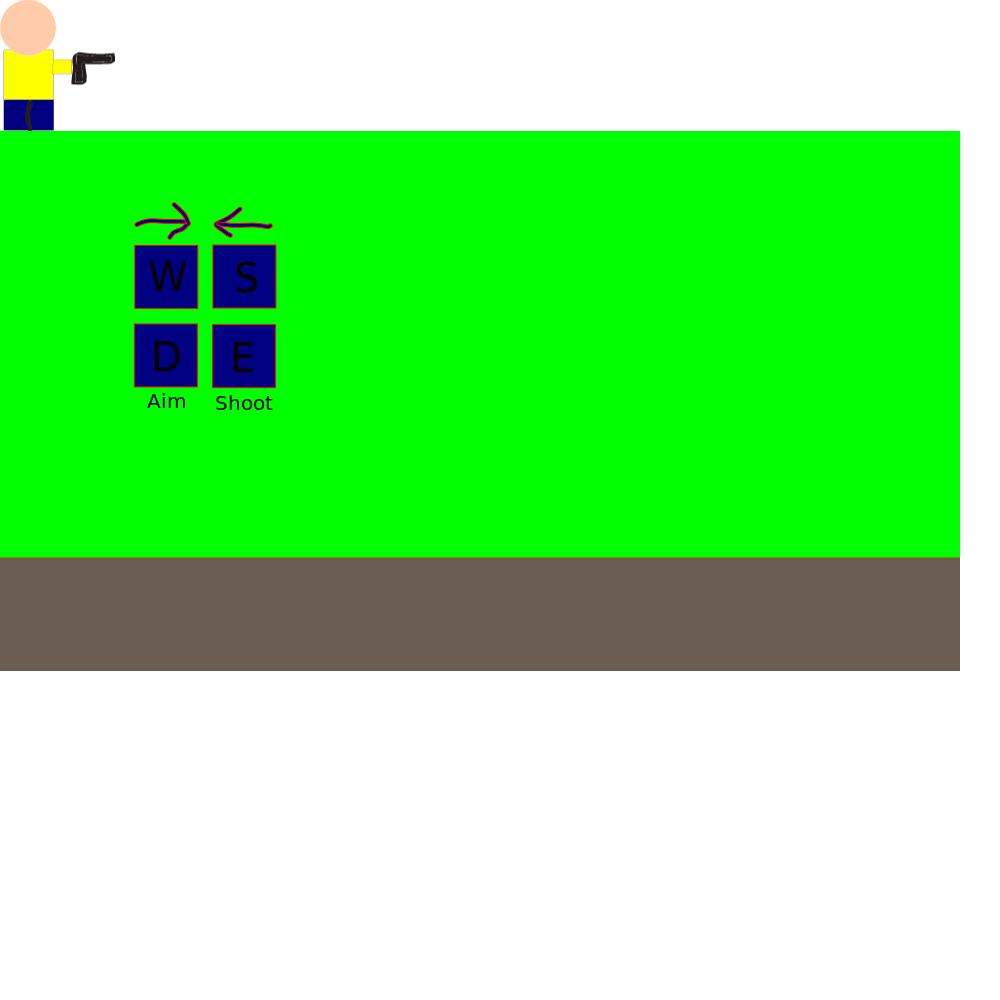
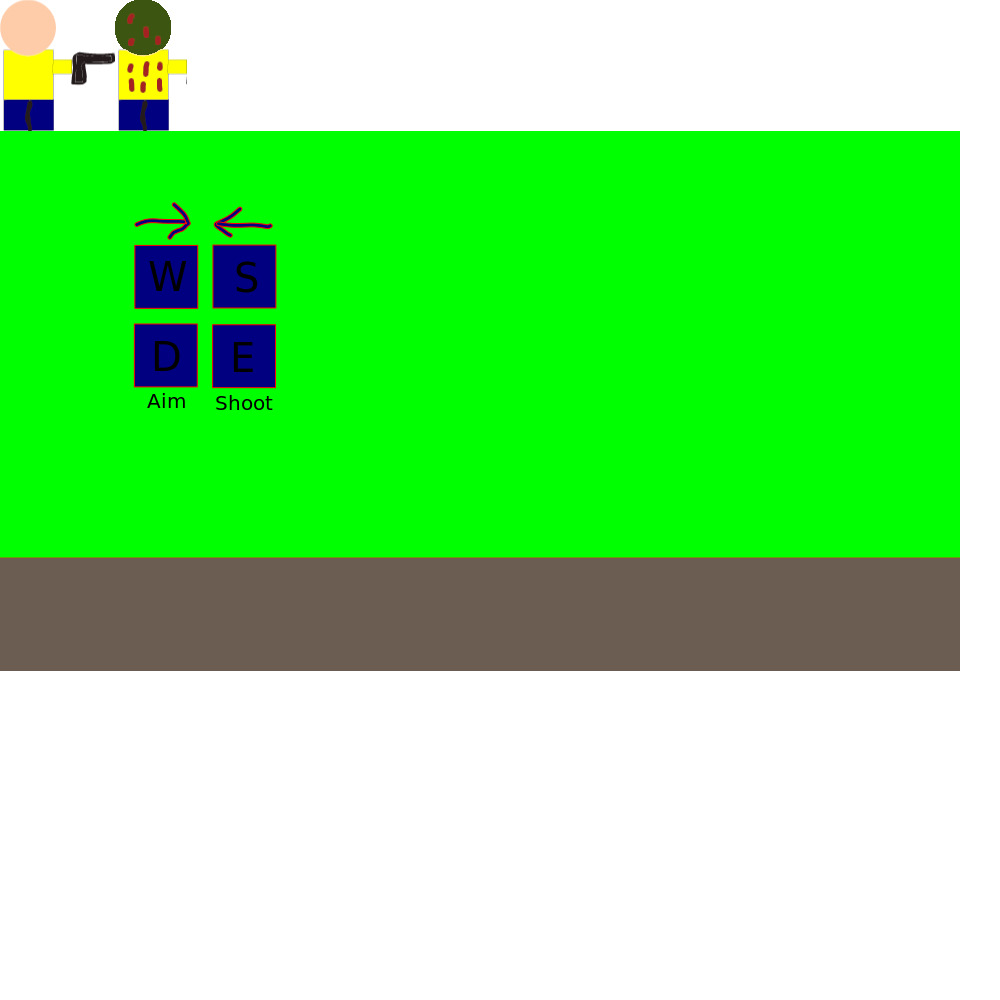
Layers edited between the first and the second 1000 x 1000 image:
added layer "zombie" above "player" over [115, 0, 187, 131]
